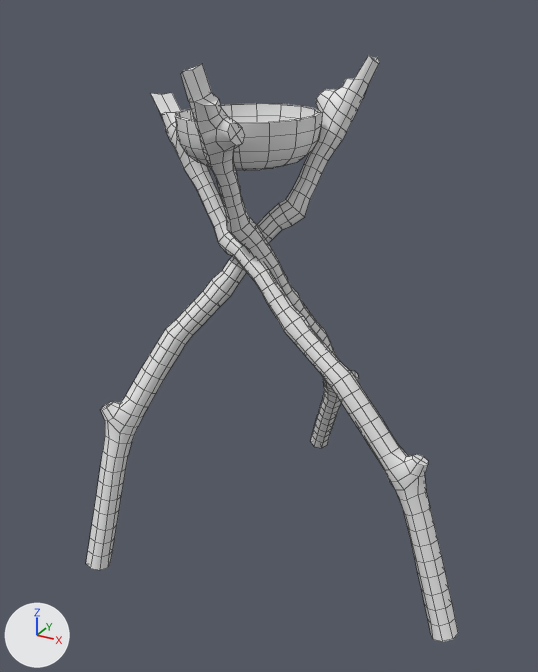
A saved change to the FBX model Assets/Couto/Environment/FBX_Torch.fbx.
The view is the same before and after, from a camera (50 mm lens) standing at (1.24, -2.01, 1.81) and looking at (0.12, 0.04, 0.78). The lights are fixed; the arrows at lower left show +X, +Y and +Z. The first picture is the older version. Mesh edges are drawn as thin lines.

The older version as bpy lines, for what is in view:
```python
me_stick_04 = bpy.data.meshes.new('stick_04')
me_stick_04.from_pydata(...)  # 368 vertices, 366 faces; spans x -0.019..0.031, y -0.002..0.295, z -0.021..0.011
me_stick_04_001 = bpy.data.meshes.new('stick_04.001')
me_stick_04_001.from_pydata(...)  # 368 vertices, 366 faces; spans x -0.019..0.031, y -0.002..0.295, z -0.021..0.011
me_stick_04_002 = bpy.data.meshes.new('stick_04.002')
me_stick_04_002.from_pydata(...)  # 368 vertices, 366 faces; spans x -0.019..0.031, y -0.002..0.295, z -0.021..0.011
me_wooden_bowl_02 = bpy.data.meshes.new('wooden_bowl_02')
me_wooden_bowl_02.from_pydata(...)  # 242 vertices, 240 faces; spans x -0.0749..0.0749, y 0.0..0.0525, z -0.0749..0.0749
ob_stick_04 = bpy.data.objects.new('stick_04', me_stick_04)
ob_stick_04.location = (0.002, 0.739, -0.038)
ob_stick_04.rotation_euler = (2.102, -0.238, 0.584)  # degrees (120, -14, 33)
ob_stick_04.scale = (6.8, 6.8, 6.8)
ob_stick_04_001 = bpy.data.objects.new('stick_04.001', me_stick_04_001)
ob_stick_04_001.location = (-0.307, -0.449, -0.001)
ob_stick_04_001.rotation_euler = (1.683, -0.503, -2.325)  # degrees (96, -29, -133)
ob_stick_04_001.scale = (6.66, 6.66, 6.66)
ob_stick_04_002 = bpy.data.objects.new('stick_04.002', me_stick_04_002)
ob_stick_04_002.location = (0.864, -0.155, -0.022)
ob_stick_04_002.rotation_euler = (1.306, -0.551, 0.298)  # degrees (75, -32, 17)
ob_stick_04_002.scale = (6.8, 6.8, 6.8)
ob_wooden_bowl_02 = bpy.data.objects.new('wooden_bowl_02', me_wooden_bowl_02)
ob_wooden_bowl_02.location = (0.039, 0.054, 1.355)
ob_wooden_bowl_02.rotation_euler = (1.585, -0.00951, 0.00853)  # degrees (91, -0.5, 0.5)
ob_wooden_bowl_02.scale = (3.04, 3.04, 3.04)
```
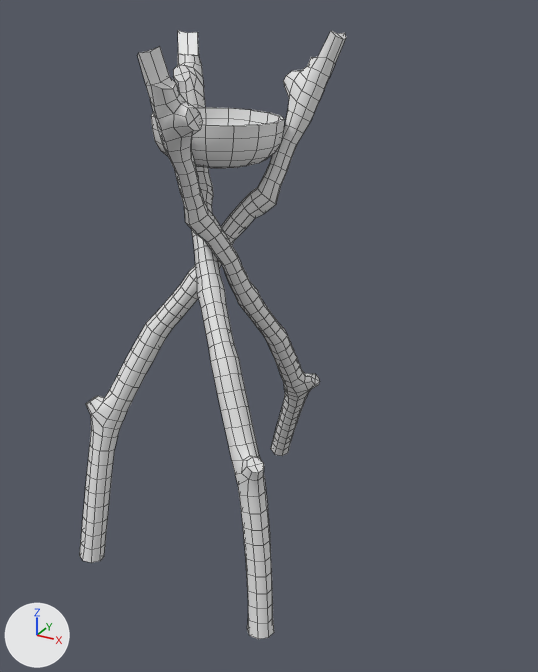
What differs and where, as boxes (x1, y1, x2, y2) in the pictures (538 x 672 px):
'stick_04.002', moved, turned: before (150, 93, 458, 642); after (173, 30, 274, 639)
'stick_04.001', moved, turned: before (86, 55, 380, 570); after (80, 31, 346, 563)
'stick_04', moved, turned: before (181, 64, 359, 448); after (138, 46, 320, 456)
'wooden_bowl_02', moved, turned, rescaled: before (175, 104, 322, 170); after (151, 107, 284, 168)

Edits to the bpy script that builds the scene:
```text
Change ob_stick_04_001:
    ob_stick_04_001.location: (-0.307, -0.449, -0.001) -> (-0.353, -0.43, -0.001)
    ob_stick_04_001.rotation_euler: (1.683, -0.503, -2.325) -> (1.716, -0.421, -2.499)  # degrees (96, -29, -133) -> degrees (98, -24, -143)
Change ob_stick_04:
    ob_stick_04.location: (0.002, 0.739, -0.038) -> (-0.128, 0.592, -0.038)
    ob_stick_04.rotation_euler: (2.102, -0.238, 0.584) -> (2.067, -0.209, 0.631)  # degrees (120, -14, 33) -> degrees (118, -12, 36)
Change ob_stick_04_002:
    ob_stick_04_002.location: (0.864, -0.155, -0.022) -> (0.343, -0.426, -0.022)
    ob_stick_04_002.rotation_euler: (1.306, -0.551, 0.298) -> (1.448, -0.421, -0.425)  # degrees (75, -32, 17) -> degrees (83, -24, -24)
Change ob_wooden_bowl_02:
    ob_wooden_bowl_02.location: (0.039, 0.054, 1.355) -> (-0.04, -0.008, 1.363)
    ob_wooden_bowl_02.rotation_euler: (1.585, -0.00951, 0.00853) -> (1.557, 0.0354, -0.00447)  # degrees (91, -0.5, 0.5) -> degrees (89, 2, -0.3)
    ob_wooden_bowl_02.scale: (3.04, 3.04, 3.04) -> (2.73, 2.73, 2.73)
```
